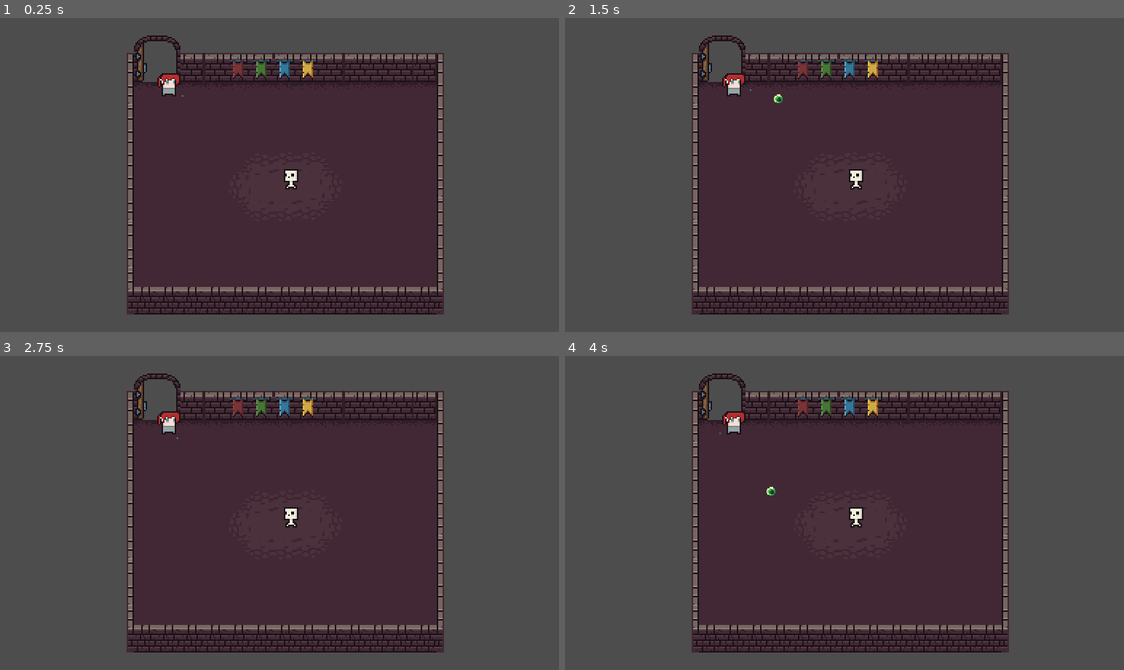
Above: before the commit, frames 1-4 (two rows, left to right).
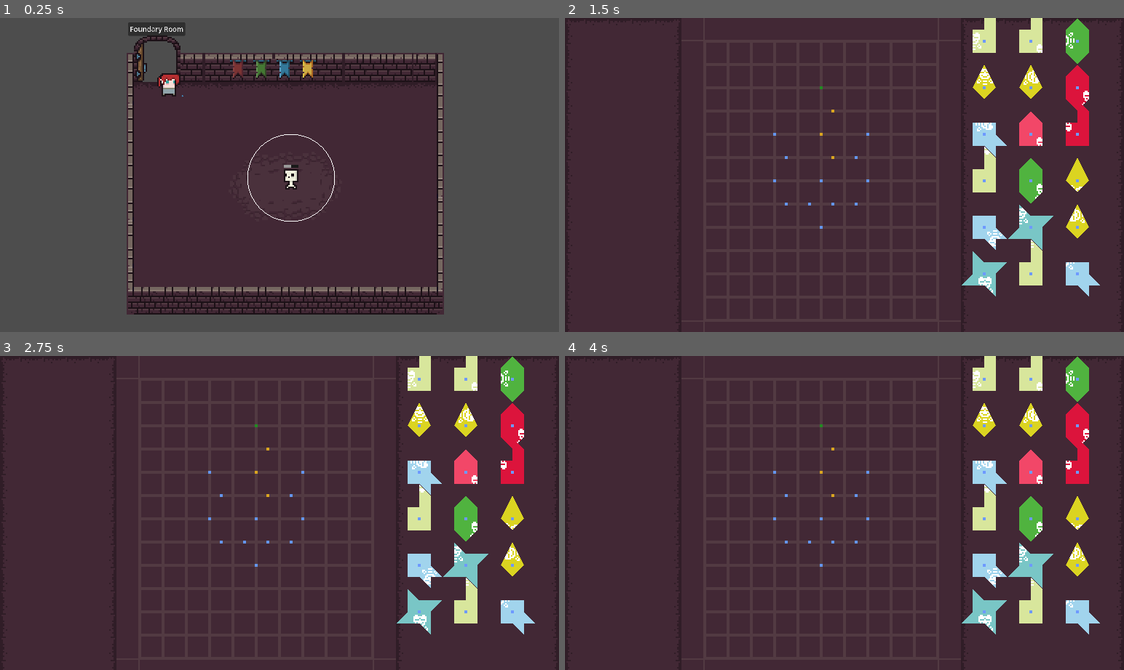
Above: after the commit, the same moments.

Repository: roam1n/forge
Game: Godot game, scene res://Scenes/TestRoom/test_room.tscn
Same seed, same stepped clock (60 frames per second), same inputs: the game is played once before the commit and once after it. This scene is started directly instead of the project's main scene. The engine's default icon, where the game draws it, is replaced by a stand-in: a white triangle on a blue panel in a dark square.
Inputs (mouse positions are in pixels of both pictures, inside the frame that each line leads up to):
- Up to frame 1 (0.25 s): no input
- Up to frame 2 (1.5 s): click (721, 30) at 0.5 s, where only the run after the commit has a clickable "Foundary Room"; tap Enter at 1.25 s; move the mouse to (967, 159) at 1.27 s; press the mouse at (967, 159) at 1.28 s; hold D (right) from 1.28 s (still down)
- Up to frame 3 (2.75 s): release D (right) at 2 s; release the mouse at (402, 497) at 2 s; tap Space at 2 s; drag from (167, 528) to (251, 575) at 2.02 s
- Up to frame 4 (4 s): tap Enter at 2.75 s; move the mouse to (900, 443) at 2.77 s; hold D (right) 2.78-3.5 s; hold Ctrl 2.78-3.5 s; tap Space at 3.5 s; drag from (816, 575) to (676, 465) at 3.52 s

The runs differ from the first frame. In frame 1, 0.5% of the frame differs, in the area x 22-60%, y 1-65%; in frame 2, 60%; in frame 3, 60%; in frame 4, 60%, in the area x 0-100%, y 0-100%.

Commit message:
test scenarios + target health

Diff:
--- a/Scenes/TestRoom/target.tscn
+++ b/Scenes/TestRoom/target.tscn
@@ -1,10 +1,18 @@
-[gd_scene load_steps=4 format=3 uid="uid://y63iij56vl6c"]
+[gd_scene load_steps=7 format=3 uid="uid://y63iij56vl6c"]
 
 [ext_resource type="Script" path="res://scripts/TestRoom/target.gd" id="1_fpryo"]
 [ext_resource type="Texture2D" uid="uid://cc5msn0226lda" path="res://assets/0x72_16x16DungeonTileset.v5.png" id="1_olnor"]
 
 [sub_resource type="RectangleShape2D" id="RectangleShape2D_omwfa"]
 size = Vector2(10, 14)
+
+[sub_resource type="StyleBoxFlat" id="StyleBoxFlat_1phko"]
+bg_color = Color(0.0980392, 0.0980392, 0.0980392, 1)
+
+[sub_resource type="StyleBoxFlat" id="StyleBoxFlat_iy3vn"]
+
+[sub_resource type="CircleShape2D" id="CircleShape2D_pdmmu"]
+radius = 2.0
 
 [node name="Target" type="StaticBody2D" groups=["Targets"]]
 collision_layer = 2
@@ -20,3 +28,21 @@
 hframes = 32
 vframes = 16
 frame = 289
+
+[node name="ProgressBar" type="ProgressBar" parent="."]
+anchors_preset = 5
+anchor_left = 0.5
+anchor_right = 0.5
+offset_left = -5.0
+offset_top = -9.0
+offset_right = 5.0
+offset_bottom = -7.0
+grow_horizontal = 2
+theme_override_styles/background = SubResource("StyleBoxFlat_1phko")
+theme_override_styles/fill = SubResource("StyleBoxFlat_iy3vn")
+show_percentage = false
+
+[node name="StaticBody2D" type="StaticBody2D" parent="."]
+
+[node name="Circle_collision" type="CollisionShape2D" parent="StaticBody2D"]
+shape = SubResource("CircleShape2D_pdmmu")
--- a/Scenes/TestRoom/test_room.tscn
+++ b/Scenes/TestRoom/test_room.tscn
@@ -998,3 +998,51 @@
 
 [node name="Camera2D" type="Camera2D" parent="."]
 position = Vector2(96, 86)
+
+[node name="GUI" type="CanvasLayer" parent="."]
+process_mode = 2
+visible = false
+
+[node name="Label" type="Label" parent="GUI"]
+anchors_preset = 8
+anchor_left = 0.5
+anchor_top = 0.5
+anchor_right = 0.5
+anchor_bottom = 0.5
+offset_left = -47.5
+offset_top = -11.5
+offset_right = 47.5
+offset_bottom = 11.5
+grow_horizontal = 2
+grow_vertical = 2
+size_flags_horizontal = 4
+text = "Test passed!"
+
+[node name="StoreFrontButton" type="Button" parent="GUI"]
+anchors_preset = 8
+anchor_left = 0.5
+anchor_top = 0.5
+anchor_right = 0.5
+anchor_bottom = 0.5
+offset_left = -21.0
+offset_top = 15.0
+offset_right = 74.0
+offset_bottom = 46.0
+grow_horizontal = 2
+grow_vertical = 2
+scale = Vector2(0.5, 0.5)
+size_flags_horizontal = 4
+size_flags_vertical = 4
+theme_override_font_sizes/font_size = 0
+text = "Store Front"
+
+[node name="FoundryRoomButton" type="Button" parent="."]
+offset_left = -8.0
+offset_top = -19.0
+offset_right = 123.0
+offset_bottom = 12.0
+scale = Vector2(0.3, 0.3)
+text = "Foundary Room"
+
+[connection signal="pressed" from="GUI/StoreFrontButton" to="." method="_on_store_front_button_pressed"]
+[connection signal="pressed" from="FoundryRoomButton" to="." method="_on_foundary_room_button_pressed"]
--- a/scripts/TestRoom/target.gd
+++ b/scripts/TestRoom/target.gd
@@ -1,8 +1,51 @@
 extends Node2D
 
+signal requirement_reached
+
 var health = 10
+var max_health = 10
+
+var one_time_kill = false
+var regain_health = false
+var regain_health_rate = 5
+var shoot_range = 0
+
+func _ready():
+	health = max_health
+	$ProgressBar.max_value = max_health
+	$ProgressBar.value = max_health
+	$StaticBody2D/Circle_collision.shape.radius = shoot_range
+
+
+func _process(delta):
+	if regain_health:
+		health += regain_health_rate * delta
+		health = min(health, max_health)
+		$ProgressBar.value = health
 
 func take_damage(damage: int):
 	health -= damage
+	$ProgressBar.value = health
 	if health <= 0:
+		# reach the requirement
+		await emit_signal("requirement_reached")
 		queue_free()
+
+	elif one_time_kill:
+		# fail the requirement
+		health = max_health
+		$ProgressBar.value = max_health
+
+func _draw():
+	draw_circle_arc(Vector2.ZERO, shoot_range, 0, 360, Color.WHITE)
+
+func draw_circle_arc(center, radius, angle_from, angle_to, color):
+	var nb_points = 32
+	var points_arc = PackedVector2Array()
+
+	for i in range(nb_points + 1):
+		var angle_point = deg_to_rad(angle_from + i * (angle_to-angle_from) / nb_points - 90)
+		points_arc.push_back(center + Vector2(cos(angle_point), sin(angle_point)) * radius)
+
+	for index_point in range(nb_points):
+		draw_line(points_arc[index_point], points_arc[index_point + 1], color)
--- a/scripts/TestRoom/test_room.gd
+++ b/scripts/TestRoom/test_room.gd
@@ -5,7 +5,7 @@
 
 func _ready() -> void:
 	#### Following to be set from Store Front ####
-	var request_resource_path = "res://dataTables/request/request_00"+str(0)+".tres"  #randi_range(0,3)
+	var request_resource_path = "res://dataTables/request/request_00"+str(3)+".tres"  #randi_range(0,3)
 	Global.current_request = load(request_resource_path)
 	##############################################
 
@@ -19,23 +19,42 @@
 func generate_targets():
 	var player = player_scene.instantiate()
 	add_child(player)
+	player.position = $TileMap.map_to_local(Vector2i(1,1))
+	var target = target_scene.instantiate()
+	add_child(target)
+	target.connect("requirement_reached", Callable(self, "_on_requirement_reached"))
+	target.position = $TileMap.map_to_local(Vector2(6,5))
+	if Global.current_request.min_damage != 0:
+		target.max_health = Global.current_request.min_damage
+	else:
+		target.max_health = Global.current_weapon_damage * 5
+	## 如果要求伤害且不要求施法间隔，人偶需要一击必杀，如果没达到，人偶回复全部血量
+	if Global.current_request.min_damage > 0 && Global.current_request.rate == 0:
+		target.one_time_kill = true
+	## 如果要求施法间隔，人偶逐渐回复血量
+	if Global.current_request.rate > 0:
+		target.regain_health = true
+		target.regain_health_rate = Global.current_weapon_damage * 2
+	## 如果要求距离，人偶周围圆形区域不可行走，需要在区域外击杀人偶
 	if Global.current_request.range > 0:
-		pass
-		#player.position = $TileMap.map_to_local(Vector2i(6,5))
-		#for i in 10:
-			#var target_pos=Vector2(6,5) + random_on_circle(Global.current_request.range)
-			#var target = target_scene.instantiate()
-			#add_child(target)
-			#print(target_pos)
-			#target.position = $TileMap.map_to_local(target_pos)
+		target.shoot_range = Global.current_request.range
 
-	else:
-		player.position = $TileMap.map_to_local(Vector2i(1,1))
-		var target = target_scene.instantiate()
-		add_child(target)
-		target.position = $TileMap.map_to_local(Vector2(6,5))
+func _on_requirement_reached():
+	get_tree().paused = true
+	$GUI.visible = true
 
 func random_on_circle(radius : int) -> Vector2:
 	var angle = randi_range(0, 360)
 	var pos = Vector2(0.5,0.5).rotated(deg_to_rad(angle))*radius
 	return pos
+
+
+
+func _on_store_front_button_pressed():
+	var store_front_scene = load("res://Scenes/storeFront/storeFront.tscn")
+	get_tree().paused = false
+	get_tree().change_scene_to_packed(store_front_scene)
+
+func _on_foundary_room_button_pressed():
+	var foundry_scene = load("res://Scenes/foundryRoom.tscn")
+	get_tree().change_scene_to_packed(foundry_scene)
